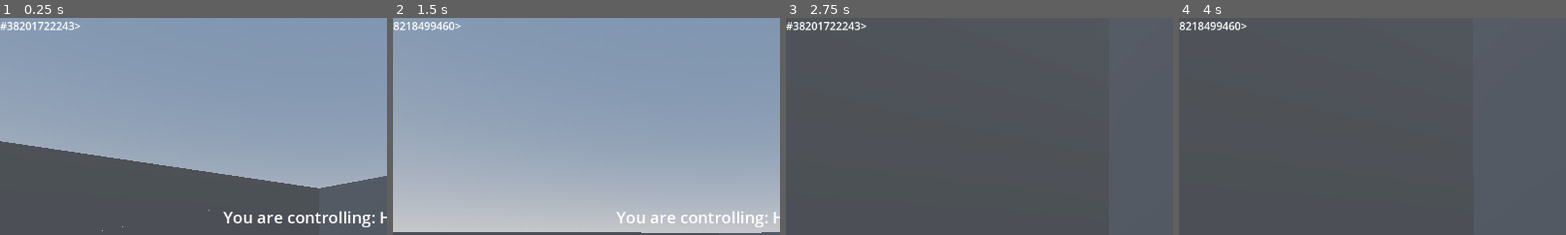
Above: before the commit, frames 1-4 (left to right).
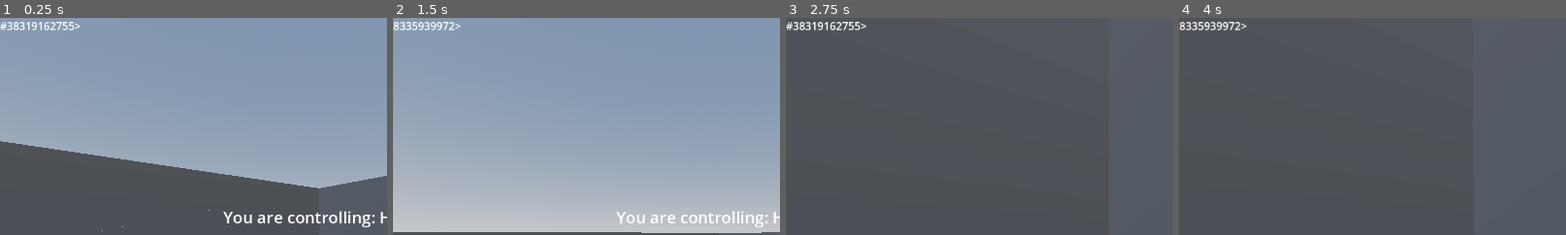
Above: after the commit, the same moments.

Repository: city-high-rider/soulswap
Game: Godot game, scene res://test_level.tscn
Two runs of this game, one before a commit and one after it. Both use one fixed random seed, a clock stepped at 60 frames per second and the inputs below.
Inputs (mouse positions are % of the whole screen's width and height, from its top left):
- Up to frame 1 (0.25 s): no input
- Up to frame 2 (1.5 s): move the mouse to (55, 50) at 0.52 s; hold W (forward) from 0.53 s (still down); tap F (possess) at 0.6 s; tap Space (jump) at 0.77 s; move the mouse to (45, 50) at 1.27 s; click (45, 50) at 1.35 s
- Up to frame 3 (2.75 s): keep holding W (forward); tap Space (jump) at 1.52 s; move the mouse to (52, 48) at 2.02 s; tap Tab (toggle_info) at 2.1 s
- Up to frame 4 (4 s): keep holding W (forward); tap Enter at 2.75 s; move the mouse to (49, 52) at 2.77 s; tap F (possess) at 2.85 s; tap Space (jump) at 3.02, 3.77 s; move the mouse to (57, 51) at 3.52 s; press the mouse at (57, 51) at 3.53 s
The pictures show only the part of the screen within x 9-58%, y 0-50%; the shares and areas given below are measured in that part.

The runs differ from the first frame. In frame 1, 0.2% of the frame differs, in the area x 5-20%, y 1-6%; in frame 2, 0.2%; in frame 3, 0.3%; in frame 4, 0.3%, in the area x 2-17%, y 1-6%.

Commit message:
Make healthbar text editable

Diff:
--- a/components/UI/health_bar.gd
+++ b/components/UI/health_bar.gd
@@ -1,3 +1,4 @@
+@tool
 extends HBoxContainer
 class_name HealthBar
 
@@ -5,17 +6,24 @@
 # Link to the actual bar child.
 @onready var bar : ProgressBar = $ProgressBar
 
+@onready var label : Label = $Label
+
 # Which health component are we tracking?
 @export var health : HealthComponent
+
+# What should the text next to the bar say?
+@export var text : String = "Health"
 
 func _ready() -> void:
 	calibrate()
 	health.health_changed.connect(_on_health_changed)
+	label.text = text
 
 # Set the bar's max value and value to match the component.
 func calibrate() -> void:
 	bar.max_value = health.max_health
 	bar.value = health.current_health
 
+
 func _on_health_changed(new_health) -> void:
 	bar.value = new_health
